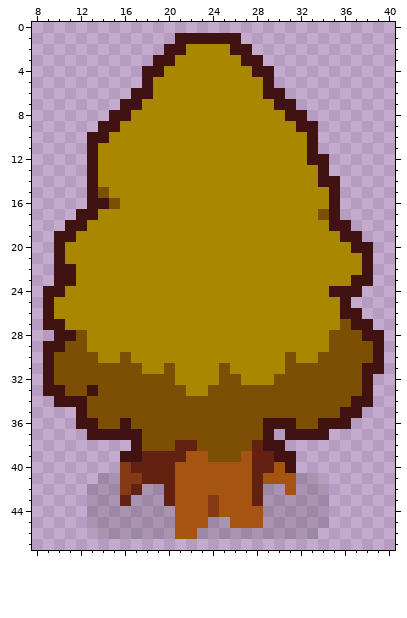
Two states of a pixel-art sprite, Roguelike_unity/Assets/Art/Environment/Tree_3.png. The picture above was drawn from the file before the commit.
The file is 48x48 pixels. Shown: x 8..40, y 0..47.
Once edited:
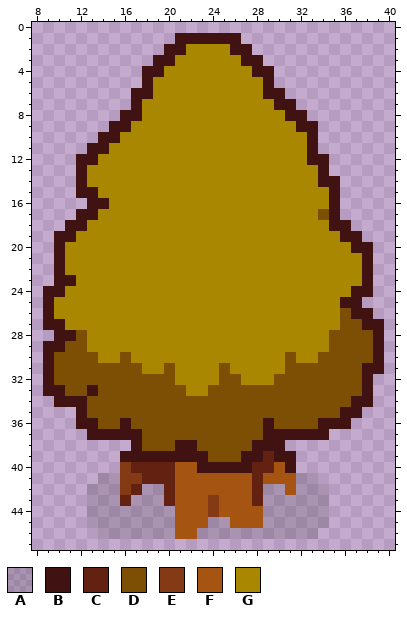
Palette (. is transparent): A #00000023  B #401212  C #632112  D #7d4f04  E #843a15  F #a65411  G #a98700
The edit:
The edit adds colour B in rows 12 to 15 at x 12; in row 24 at x 38; in row 25 at x 37; in row 26 at x 38; in row 27 at x 39; in row 37 at x 30.
Colour C gives way to colour B in row 38 at x 21 to 22 and 28; in row 39 at x 18 to 21 and 28.
Colour F gives way to colour B in row 39 at x 22 to 23 and 27; in row 40 at x 23 to 27.
Colour G gives way to colour B in row 8 at x 17; in row 9 at x 16; in row 10 at x 15; in row 11 at x 14.
Colour B gives way to colour D in row 26 at x 36; in row 27 at x 37; in row 28 at x 38; in row 36 at x 30 to 31.
Colour B gives way to colour G in rows 13 to 14 at x 13; in row 22 at x 11; in row 23 at x 37; in row 24 at x 35 to 36.
Colour D gives way to colour G in row 15 at x 14; in row 16 at x 15.
The edit erases colour B in row 7 at x 16; in row 8 at x 15; in row 9 at x 14; in row 10 at x 13.
Where, in picture pixels (left, top, right, bottom), the same in both pictures:
changed: (76, 99, 142, 209)
changed: (65, 264, 76, 275)
changed: (329, 275, 384, 341)
changed: (142, 418, 296, 473)
